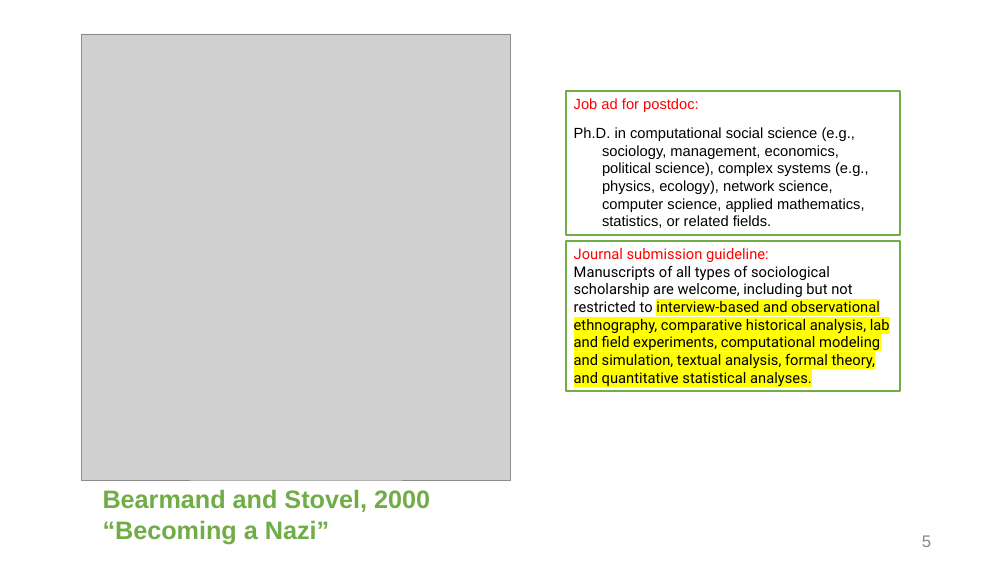
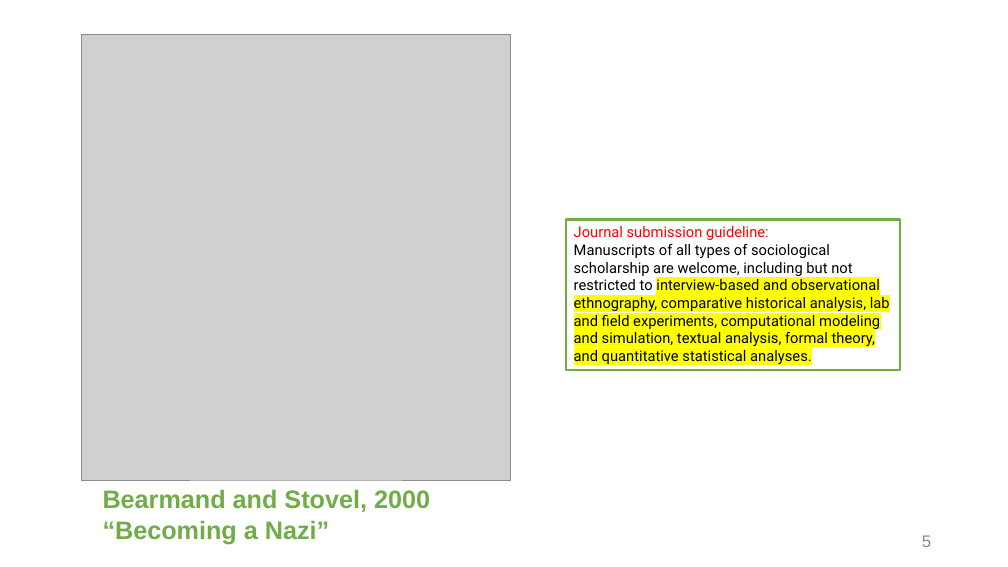
Before and after one commit to XueWenSYan/PRC_Materials, a slide deck: slide 5 of Sequence analysis workshop/Sequence Analysis.pptx. Drawn at 1008x567 pixels with LibreOffice and Linux fonts; fonts in the diff are those of the drawing; grey boxes stand for pictures; background and template pictures are left out. Boxes give left, top, right and bottom in pixels: in the first picture for what was removed or moved away, otherwise in the second. Text is boxed around its words. In the diff, an @@ line names an element or a change of style, - is before the commit and + after.

```diff
--- a/Sequence analysis workshop/Sequence Analysis.pptx
+++ b/Sequence analysis workshop/Sequence Analysis.pptx
@@ rectangle removed at (566, 91, 900, 234) @@
-Job ad for postdoc:
-Ph.D. in computational social science (e.g., sociology, management, economics, political science), complex systems (e.g., physics, ecology), network science, computer science, applied mathematics, statistics, or related fields.
@@ rectangle "Journal submission guideline:": place and size @@
-rectangle "Journal submission guideline:" at (566, 241, 900, 392)
+rectangle "Journal submission guideline:" at (566, 219, 900, 370)
```
Also in this commit, not shown: 3 other slides changed, 1 slide removed.
